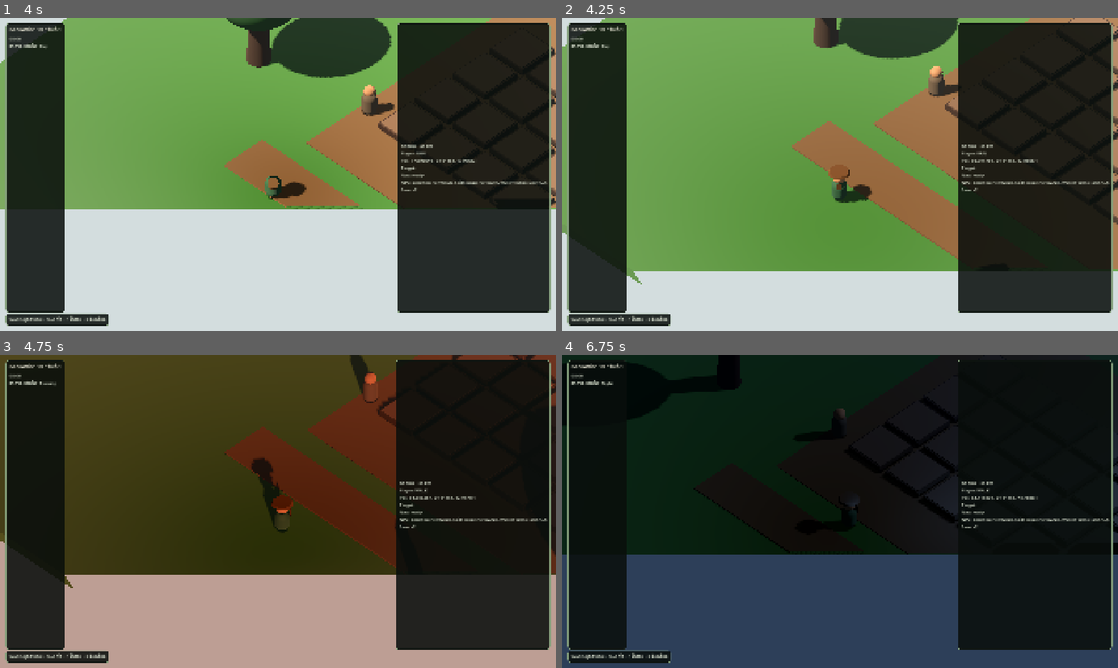
Above: before the commit, frames 1-4 (two rows, left to right).
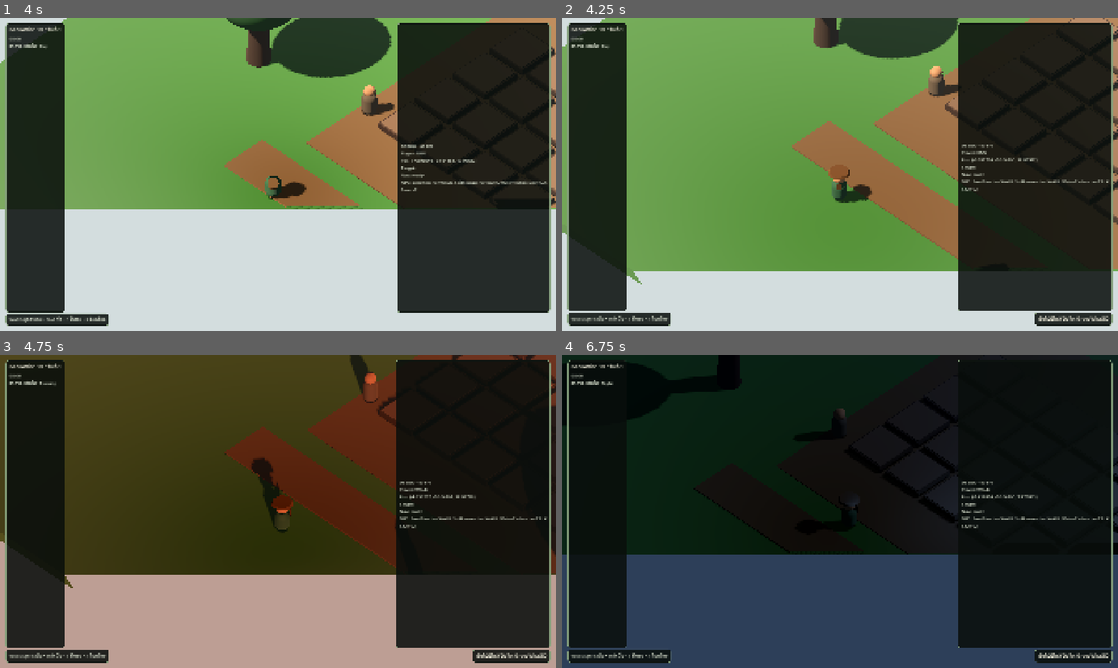
Above: after the commit, the same moments.

Repository: thanawat150/game
Game: Godot game, scene res://Main3D.tscn
Same seed, same stepped clock (60 frames per second), same inputs: the game is played once before the commit and once after it.
Inputs (mouse positions are in pixels of both pictures, inside the frame that each line leads up to):
- Up to frame 1 (4 s): move the mouse to (250, 237) at 0.52 s; hold E (interact) 0.53-1.28 s; hold W (move_forward) 0.53-2.03 s; click (250, 237) at 0.67 s; move the mouse to (444, 221) at 1.27 s; tap Shift (sprint) at 1.35 s; move the mouse to (111, 127) at 2.02 s; hold T (time_cycle) 2.03-2.78 s; hold A (move_left) 2.03-3.53 s; move the mouse to (305, 174) at 2.77 s; tap E (interact) at 2.85 s; click (305, 174) at 2.92 s; move the mouse to (194, 96) at 3.52 s; hold S (move_back) from 3.53 s (still down); hold Shift (sprint) from 3.53 s (still down)
- Up to frame 2 (4.25 s): keep holding S (move_back); keep holding Shift (sprint); tap F9 (load_game) at 4.15 s
- Up to frame 3 (4.75 s): move the mouse to (400, 495) at 4.27 s; release S (move_back) at 4.28 s; release Shift (sprint) at 4.28 s; hold D (move_right) from 4.28 s (still down); tap T (time_cycle) at 4.35 s
- Up to frame 4 (6.75 s): tap F5 (save_game) at 4.9 s; move the mouse to (728, 527) at 5.02 s; release D (move_right) at 5.03 s; hold W (move_forward) 5.03-5.78 s; hold E (interact) 5.03-5.78 s; click (728, 527) at 5.17 s; move the mouse to (895, 442) at 5.77 s; hold D (move_right) from 5.78 s (still down); tap Shift (sprint) at 5.85 s; move the mouse to (812, 574) at 6.52 s; hold T (time_cycle) from 6.53 s (still down)

Frame 1 is identical in both runs. In frame 2, 1.5% of the frame differs, in the area x 0-100%, y 40-99%; in frame 3, 1.5%; in frame 4, 1.6%.

Commit message:
feat(growwise3d): add validated atomic save scaffold

Diff:
--- a/GrowWise3D/Main3D.tscn
+++ b/GrowWise3D/Main3D.tscn
@@ -10,6 +10,7 @@
 [ext_resource type="Script" path="res://scripts/world/navigation_baker.gd" id="8_navigation"]
 [ext_resource type="Script" path="res://scripts/debug/diagnostics.gd" id="9_diagnostics"]
 [ext_resource type="PackedScene" path="res://scenes/ui/HUD.tscn" id="10_hud"]
+[ext_resource type="Script" path="res://scripts/save/save_manager.gd" id="11_save"]
 
 [sub_resource type="Environment" id="Environment_main"]
 background_mode = 1
@@ -98,6 +99,9 @@
 [node name="Diagnostics" type="Node" parent="Systems"]
 script = ExtResource("9_diagnostics")
 
+[node name="SaveManager" type="Node" parent="Systems"]
+script = ExtResource("11_save")
+
 [node name="CanvasLayer" type="CanvasLayer" parent="."]
 
 [node name="UI" parent="CanvasLayer" instance=ExtResource("10_hud")]
--- /dev/null
+++ b/GrowWise3D/scripts/save/save_manager.gd
@@ -0,0 +1,236 @@
+extends Node
+class_name GrowWiseSaveManager
+
+signal save_completed(path: String)
+signal load_completed()
+signal save_warning(message: String)
+
+const SAVE_VERSION := 2
+const DEFAULT_SAVE_PATH := "user://growwise3d_save_v2.json"
+
+@export var save_path: String = DEFAULT_SAVE_PATH
+
+var save_version: int = SAVE_VERSION
+var selected_plot_id: String = ""
+var _validation_error: String = ""
+
+
+func _ready() -> void:
+	var hud := get_node_or_null("../../CanvasLayer/UI")
+	if hud != null:
+		save_warning.connect(hud.show_message)
+
+
+func _unhandled_input(event: InputEvent) -> void:
+	if event.is_action_pressed("save_game"):
+		save_game()
+	elif event.is_action_pressed("load_game"):
+		load_game()
+
+
+func new_game() -> void:
+	_apply_snapshot(_default_snapshot())
+
+
+func save_game() -> Error:
+	var snapshot := _collect_snapshot()
+	var temporary_path := save_path + ".tmp"
+	var write_error := _write_text(temporary_path, JSON.stringify(snapshot, "  "))
+	if write_error != OK:
+		_warn("เขียนไฟล์ชั่วคราวไม่สำเร็จ: %s" % error_string(write_error))
+		return write_error
+	var validated := _read_validated(temporary_path)
+	if validated.is_empty():
+		_warn("ไฟล์ชั่วคราวไม่ผ่าน JSON/schema validation")
+		return ERR_INVALID_DATA
+	var backup_path := save_path + ".bak"
+	if FileAccess.file_exists(save_path) and not _read_validated(save_path).is_empty():
+		var backup_error := _copy_validated(save_path, backup_path)
+		if backup_error != OK:
+			_warn("ไม่สามารถรักษา valid backup ได้ จึงยกเลิกการบันทึก")
+			return backup_error
+	var promotion_error := _promote_temporary(temporary_path, save_path)
+	if promotion_error != OK:
+		_warn("promote save ชั่วคราวไม่สำเร็จ: %s" % error_string(promotion_error))
+		return promotion_error
+	save_completed.emit(save_path)
+	return OK
+
+
+func load_game() -> Error:
+	if not FileAccess.file_exists(save_path):
+		_warn("ยังไม่มีไฟล์บันทึก GrowWise3D")
+		return ERR_FILE_NOT_FOUND
+	var snapshot := _read_validated(save_path, true)
+	if snapshot.is_empty() and _validation_error == "future_version":
+		_warn("Save version ใหม่กว่าโปรแกรม ไฟล์จะไม่ถูกเขียนทับ")
+		return ERR_FILE_UNRECOGNIZED
+	if snapshot.is_empty():
+		var corrupt_path := "%s.corrupt.%d.bak" % [save_path, int(Time.get_unix_time_from_system())]
+		var preserve_error := DirAccess.rename_absolute(
+			ProjectSettings.globalize_path(save_path),
+			ProjectSettings.globalize_path(corrupt_path)
+		)
+		if preserve_error != OK:
+			_warn("ไม่สามารถเก็บสำเนา Save ที่เสียได้")
+			return preserve_error
+		var backup_path := save_path + ".bak"
+		var backup := _read_validated(backup_path)
+		if backup.is_empty():
+			_warn("Save เสียและไม่มี valid backup สำหรับ recovery")
+			return ERR_INVALID_DATA
+		var recovery_error := _copy_validated(backup_path, save_path)
+		if recovery_error != OK:
+			_warn("recovery จาก valid backup ไม่สำเร็จ")
+			return recovery_error
+		snapshot = _read_validated(save_path)
+		if snapshot.is_empty():
+			return ERR_INVALID_DATA
+		_warn("กู้คืน Save จาก valid backup แล้ว")
+	_apply_snapshot(snapshot)
+	load_completed.emit()
+	return OK
+
+
+func _collect_snapshot() -> Dictionary:
+	var snapshot := _default_snapshot()
+	var player := get_node_or_null("../../World3D/Player") as Node3D
+	var camera := get_node_or_null("../../CameraRig")
+	var time_controller := get_node_or_null("../TimeOfDayController")
+	if player != null:
+		snapshot["player"] = {
+			"position": _vector3_to_array(player.global_position),
+			"rotation_y": player.rotation.y,
+		}
+	if camera != null and camera.has_method("get_zoom"):
+		snapshot["camera"] = {"zoom": camera.get_zoom()}
+	var npc_data: Array[Dictionary] = []
+	for npc in get_tree().get_nodes_in_group("growwise_npc"):
+		npc_data.append(npc.serialize())
+	snapshot["world"] = {"selected_plot": selected_plot_id, "npcs": npc_data}
+	if time_controller != null:
+		snapshot["systems"] = {"time_of_day": time_controller.serialize()}
+	return snapshot
+
+
+func _apply_snapshot(snapshot: Dictionary) -> void:
+	var player := get_node_or_null("../../World3D/Player") as Node3D
+	var player_data: Dictionary = snapshot.get("player", {})
+	if player != null:
+		player.global_position = _array_to_vector3(player_data.get("position", [0.0, 0.2, 10.0]), Vector3(0, 0.2, 10))
+		player.rotation.y = float(player_data.get("rotation_y", 0.0))
+	var camera := get_node_or_null("../../CameraRig")
+	if camera != null:
+		camera.set_zoom(float(snapshot.get("camera", {}).get("zoom", 14.0)))
+	var world_data: Dictionary = snapshot.get("world", {})
+	selected_plot_id = str(world_data.get("selected_plot", ""))
+	var npc_by_id: Dictionary[String, Node] = {}
+	for npc in get_tree().get_nodes_in_group("growwise_npc"):
+		npc_by_id[npc.npc_id] = npc
+	for npc_data: Dictionary in world_data.get("npcs", []):
+		var npc_id := str(npc_data.get("npc_id", ""))
+		if npc_by_id.has(npc_id):
+			npc_by_id[npc_id].deserialize(npc_data)
+	var time_controller := get_node_or_null("../TimeOfDayController")
+	if time_controller != null:
+		time_controller.deserialize(snapshot.get("systems", {}).get("time_of_day", {}))
+
+
+func _default_snapshot() -> Dictionary:
+	return {
+		"save_version": SAVE_VERSION,
+		"created_at": Time.get_datetime_string_from_system(true),
+		"updated_at": Time.get_datetime_string_from_system(true),
+		"player": {"position":[0.0,0.2,10.0], "rotation_y":0.0},
+		"camera": {"zoom":14.0},
+		"world": {"selected_plot":"", "npcs":[]},
+		"systems": {"time_of_day":{"preset":"Morning", "preset_index":0}},
+	}
+
+
+func _read_validated(path: String, allow_future_check: bool = false) -> Dictionary:
+	_validation_error = ""
+	if not FileAccess.file_exists(path):
+		_validation_error = "missing"
+		return {}
+	var json := JSON.new()
+	if json.parse(FileAccess.get_file_as_string(path)) != OK:
+		_validation_error = "invalid_json"
+		return {}
+	var parsed: Variant = json.data
+	if not parsed is Dictionary:
+		_validation_error = "invalid_json"
+		return {}
+	var version: Variant = parsed.get("save_version")
+	if not version is int and not version is float:
+		_validation_error = "missing_version"
+		return {}
+	if int(version) > SAVE_VERSION and allow_future_check:
+		_validation_error = "future_version"
+		return {}
+	if int(version) != SAVE_VERSION:
+		_validation_error = "unsupported_version"
+		return {}
+	for section in ["player", "camera", "world", "systems"]:
+		if not parsed.get(section, null) is Dictionary:
+			_validation_error = "invalid_section_%s" % section
+			return {}
+	return parsed
+
+
+func _copy_validated(source: String, destination: String) -> Error:
+	var source_data := _read_validated(source)
+	if source_data.is_empty():
+		return ERR_INVALID_DATA
+	var temporary := destination + ".tmp"
+	var error := _write_text(temporary, JSON.stringify(source_data, "  "))
+	if error != OK or _read_validated(temporary).is_empty():
+		return ERR_INVALID_DATA if error == OK else error
+	if FileAccess.file_exists(destination):
+		DirAccess.remove_absolute(ProjectSettings.globalize_path(destination))
+	return DirAccess.rename_absolute(ProjectSettings.globalize_path(temporary), ProjectSettings.globalize_path(destination))
+
+
+func _promote_temporary(temporary: String, destination: String) -> Error:
+	var previous := destination + ".previous"
+	if FileAccess.file_exists(previous):
+		DirAccess.remove_absolute(ProjectSettings.globalize_path(previous))
+	if FileAccess.file_exists(destination):
+		var move_error := DirAccess.rename_absolute(ProjectSettings.globalize_path(destination), ProjectSettings.globalize_path(previous))
+		if move_error != OK:
+			return move_error
+	var promote_error := DirAccess.rename_absolute(ProjectSettings.globalize_path(temporary), ProjectSettings.globalize_path(destination))
+	if promote_error != OK:
+		if FileAccess.file_exists(previous):
+			DirAccess.rename_absolute(ProjectSettings.globalize_path(previous), ProjectSettings.globalize_path(destination))
+		return promote_error
+	if _read_validated(destination).is_empty():
+		return ERR_INVALID_DATA
+	if FileAccess.file_exists(previous):
+		DirAccess.remove_absolute(ProjectSettings.globalize_path(previous))
+	return OK
+
+
+func _write_text(path: String, content: String) -> Error:
+	var file := FileAccess.open(path, FileAccess.WRITE)
+	if file == null:
+		return FileAccess.get_open_error()
+	file.store_string(content)
+	file.flush()
+	file.close()
+	return OK
+
+
+func _vector3_to_array(value: Vector3) -> Array[float]:
+	return [value.x, value.y, value.z]
+
+
+func _array_to_vector3(value: Variant, fallback: Vector3) -> Vector3:
+	if not value is Array or value.size() < 3:
+		return fallback
+	return Vector3(float(value[0]), float(value[1]), float(value[2]))
+
+
+func _warn(message: String) -> void:
+	push_warning(message)
+	save_warning.emit(message)
--- /dev/null
+++ b/GrowWise3D/scripts/tests/save_manager_contract_test.gd
@@ -0,0 +1,88 @@
+extends SceneTree
+
+const MANAGER_PATH := "res://scripts/save/save_manager.gd"
+const TEST_PATH := "user://growwise3d_save_v2_contract.json"
+
+
+func _initialize() -> void:
+	call_deferred("_run")
+
+
+func _run() -> void:
+	if not ResourceLoader.exists(MANAGER_PATH, "Script"):
+		push_error("SAVE_CONTRACT: missing save_manager.gd")
+		quit(1)
+		return
+	_cleanup_test_files()
+	var manager := Node.new()
+	manager.set_script(load(MANAGER_PATH))
+	manager.set("save_path", TEST_PATH)
+	get_root().add_child(manager)
+	if int(manager.get("save_version")) != 2:
+		_fail("SAVE_VERSION must be 2")
+		return
+	if manager.save_game() != OK or not FileAccess.file_exists(TEST_PATH):
+		_fail("first save must create primary")
+		return
+	if not _valid_v2(TEST_PATH):
+		_fail("primary save must validate")
+		return
+	if manager.save_game() != OK or not FileAccess.file_exists(TEST_PATH + ".bak"):
+		_fail("second save must retain valid backup")
+		return
+	if not _valid_v2(TEST_PATH + ".bak"):
+		_fail("backup must validate")
+		return
+	var corrupt := FileAccess.open(TEST_PATH, FileAccess.WRITE)
+	corrupt.store_string("{broken json")
+	corrupt.close()
+	if manager.load_game() != OK:
+		_fail("corrupt primary must recover from valid backup")
+		return
+	if not _valid_v2(TEST_PATH) or not _valid_v2(TEST_PATH + ".bak"):
+		_fail("recovery must preserve valid primary and backup")
+		return
+	if not _has_corrupt_copy():
+		_fail("corrupt primary must be preserved")
+		return
+	var future := FileAccess.open(TEST_PATH, FileAccess.WRITE)
+	future.store_string(JSON.stringify({"save_version": 99, "player": {}, "camera": {}, "world": {}, "systems": {}}))
+	future.close()
+	if manager.load_game() != ERR_FILE_UNRECOGNIZED:
+		_fail("future version must be rejected read-only")
+		return
+	var future_data: Dictionary = JSON.parse_string(FileAccess.get_file_as_string(TEST_PATH))
+	if int(future_data.get("save_version", 0)) != 99:
+		_fail("future save must not be overwritten")
+		return
+	print("GROWWISE3D_SAVE_CONTRACT_OK")
+	quit(0)
+
+
+func _valid_v2(path: String) -> bool:
+	var parsed: Variant = JSON.parse_string(FileAccess.get_file_as_string(path))
+	return parsed is Dictionary and int(parsed.get("save_version", 0)) == 2
+
+
+func _has_corrupt_copy() -> bool:
+	var directory := DirAccess.open("user://")
+	if directory == null:
+		return false
+	for file_name in directory.get_files():
+		if file_name.begins_with("growwise3d_save_v2_contract.json.corrupt."):
+			return true
+	return false
+
+
+func _cleanup_test_files() -> void:
+	var directory := DirAccess.open("user://")
+	if directory == null:
+		return
+	for file_name in directory.get_files():
+		if file_name.begins_with("growwise3d_save_v2_contract.json"):
+			directory.remove(file_name)
+
+
+func _fail(message: String) -> void:
+	push_error("SAVE_CONTRACT: %s" % message)
+	quit(1)
Not shown: 1 places in GrowWise3D/Main3D.tscn that only renumber resources
Not shown, added: GrowWise3D/scripts/save/save_manager.gd.uid
Not shown, added: GrowWise3D/scripts/tests/m1_smoke_test.gd.uid
Not shown, added: GrowWise3D/scripts/tests/save_manager_contract_test.gd.uid
